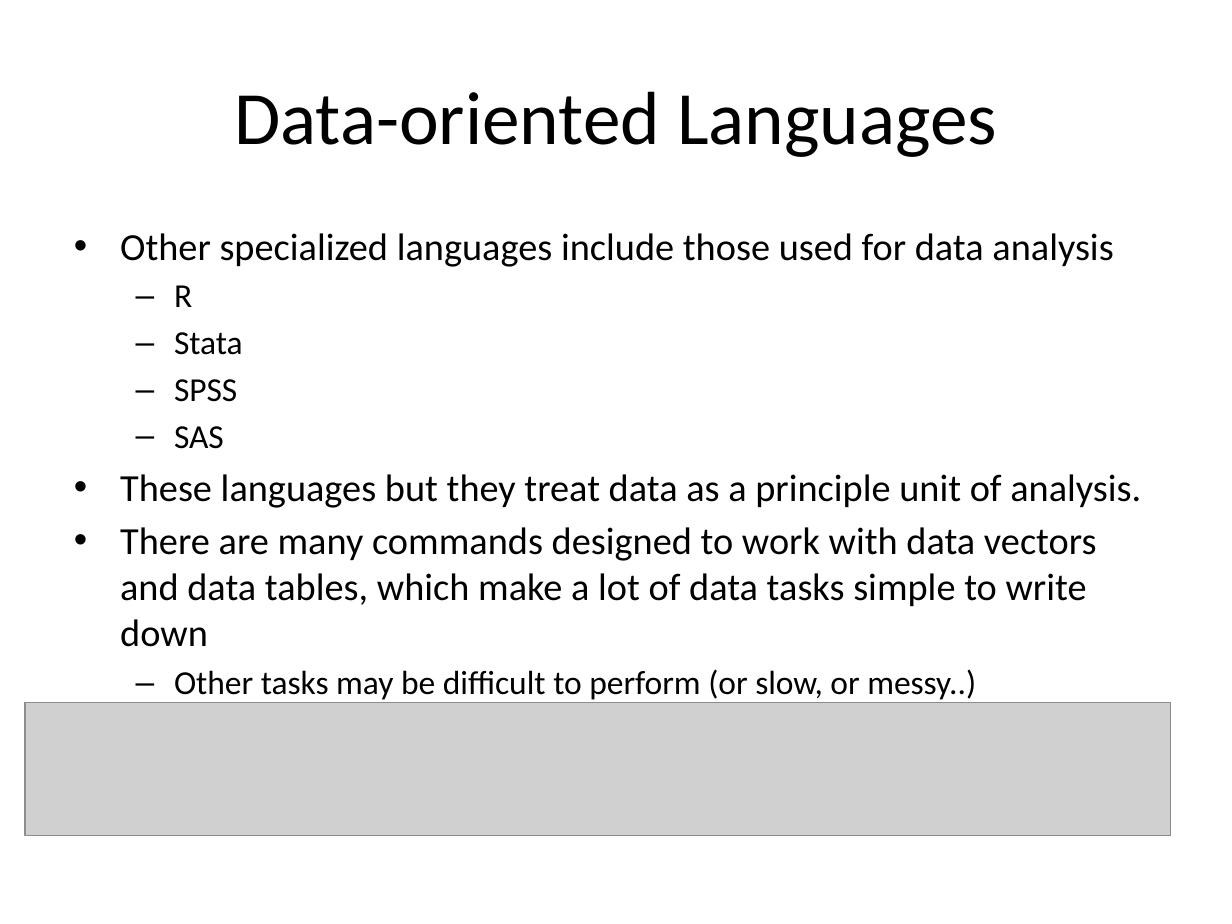
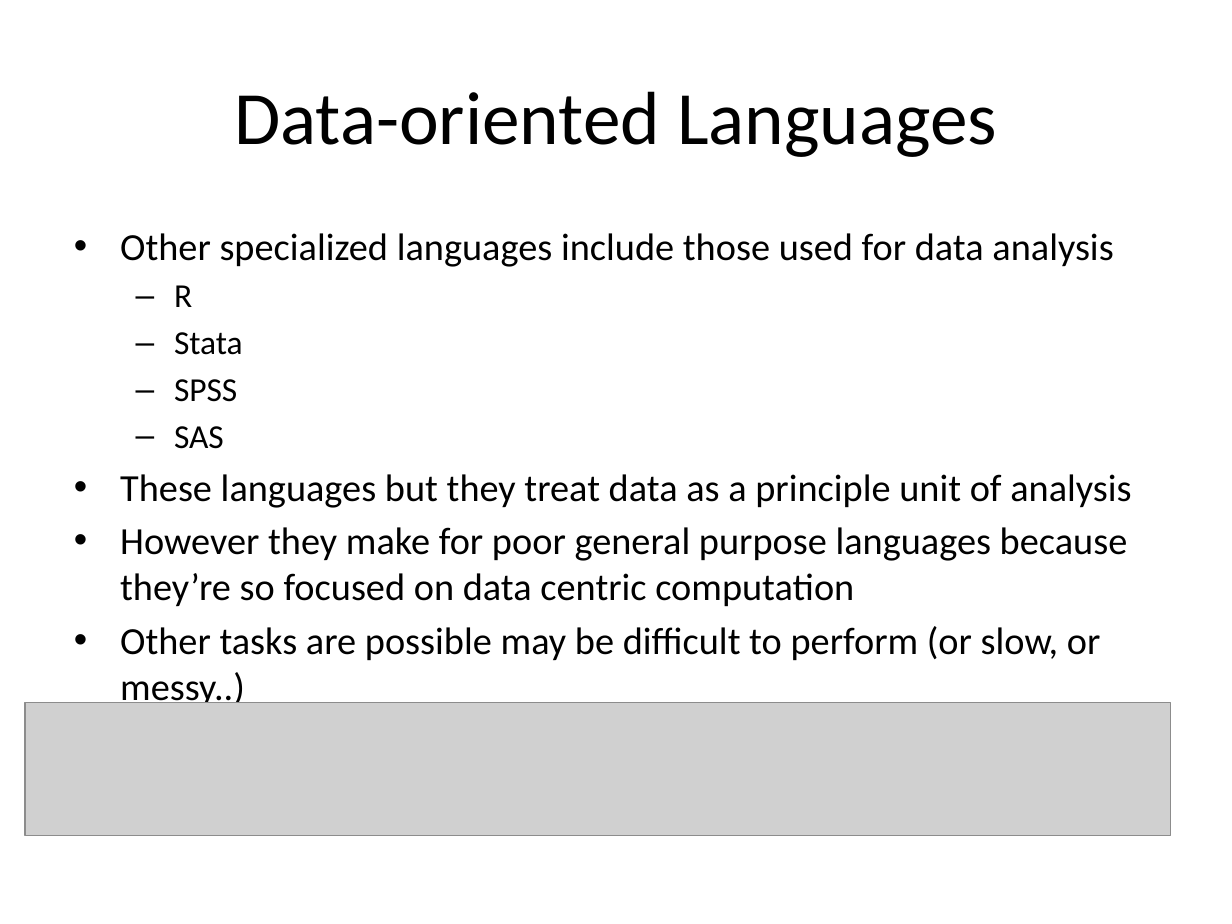
Before and after one commit to zengm71/Course-Overview, a slide deck: slide 24 of week_1/1.1 - 1.5 Intro to Python.pptx. Drawn at 1232x924 pixels with LibreOffice and Linux fonts; fonts in the diff are those of the drawing; grey boxes stand for pictures. Boxes give left, top, right and bottom in pixels: in the first picture for what was removed or moved away, otherwise in the second. Text is boxed around its words. In the diff, an @@ line names an element or a change of style, - is before the commit and + after.

```diff
--- a/week_1/1.1 - 1.5 Intro to Python.pptx
+++ b/week_1/1.1 - 1.5 Intro to Python.pptx
@@ text at (120, 474, 1131, 661): text changed @@
-• These languages but they treat data as a principle unit of analysis.
-• There are many commands designed to work with data vectors and data tables, which make a lot of data tasks simple to write down
-  – Other tasks may be difficult to perform (or slow, or messy..)
+• These languages but they treat data as a principle unit of analysis
+• However they make for poor general purpose languages because they’re so focused on data centric computation
+• Other tasks are possible may be difficult to perform (or slow, or messy..)
```
Also in this commit, not shown: 5 other slides changed, 4 other files.
